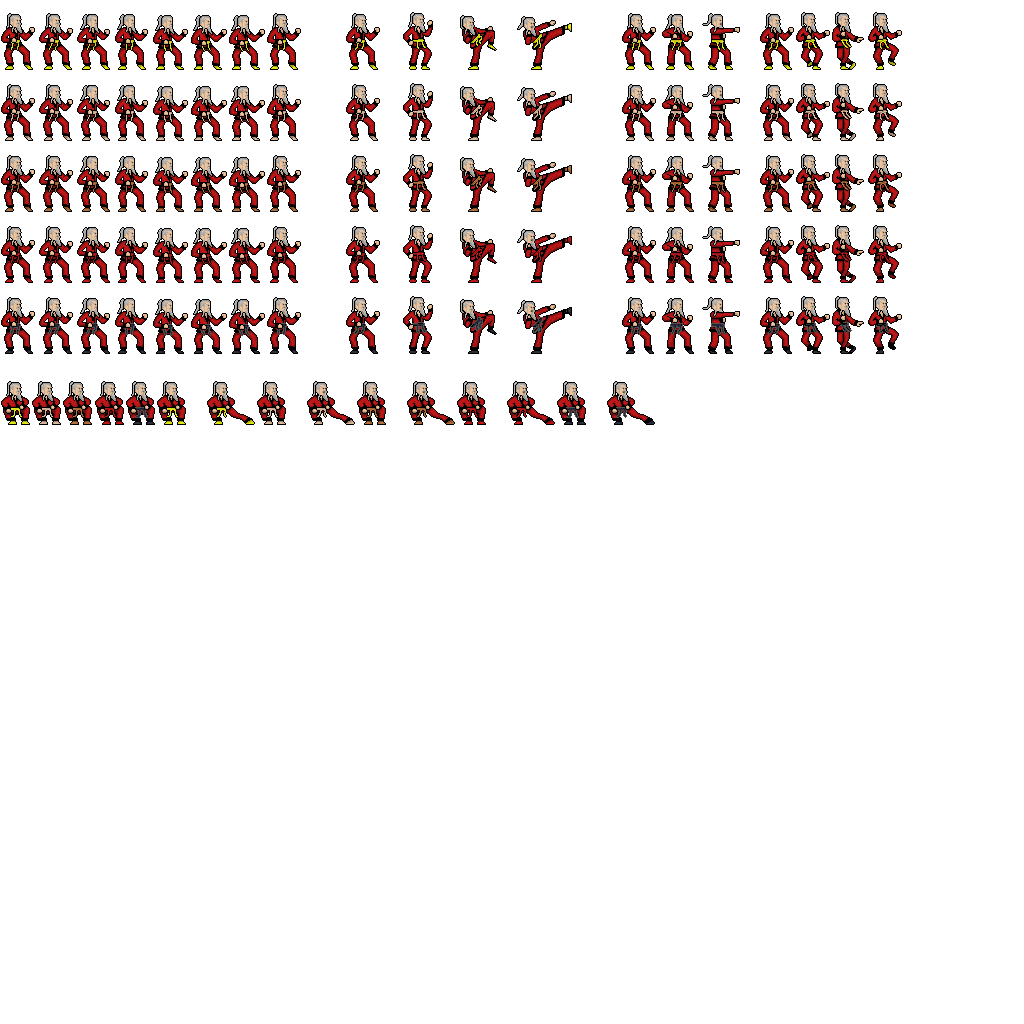
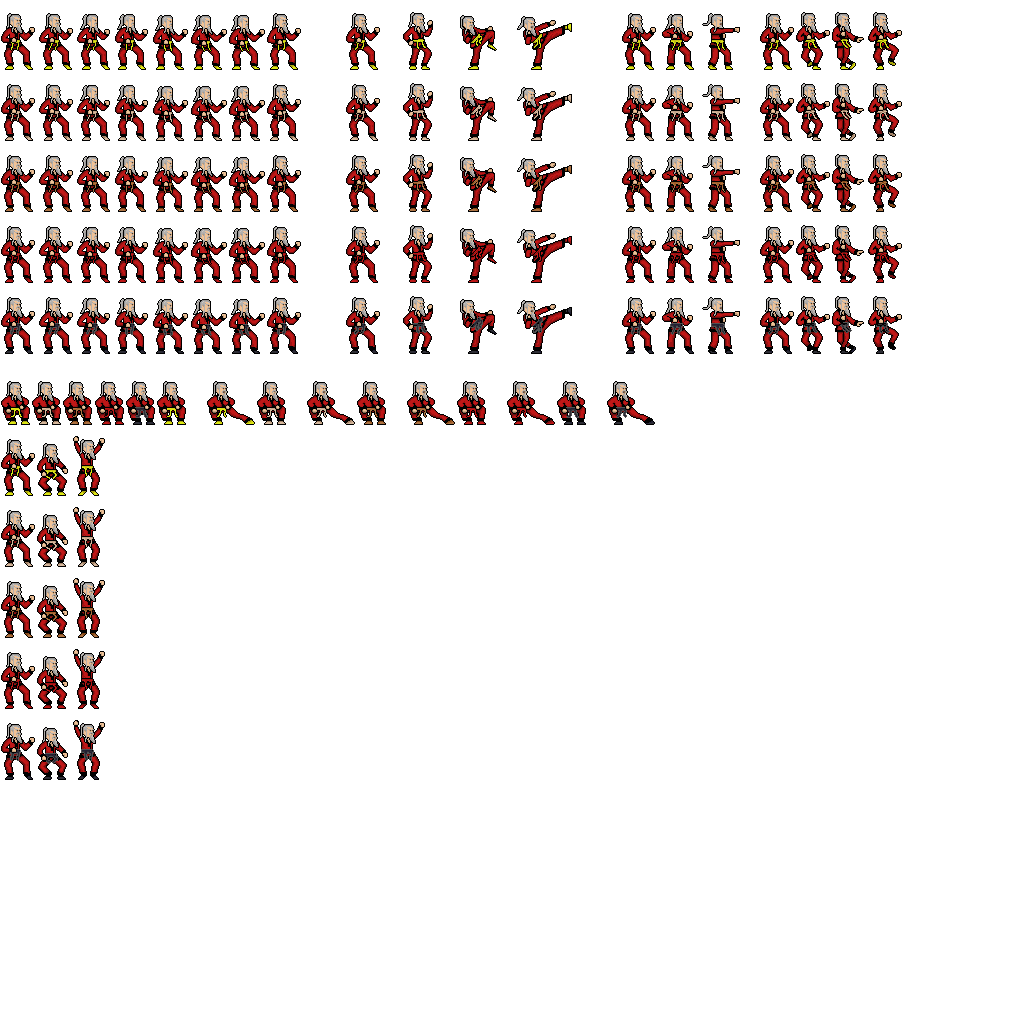
The second 1024 x 1024 image is a revision of the first. Changes to its layers:
added layer "BossJumping_Yellow.png" above "BossJumping_Tan.png" over box(1, 436, 105, 496)
added layer "BossJumping_Tan.png" above "BossJumping_Brown.png" over box(1, 507, 105, 567)
added layer "BossJumping_Brown.png" above "BossJumping_Red.png" over box(1, 578, 105, 638)
added layer "BossJumping_Red.png" above "BossJumping_Black.png" over box(1, 649, 105, 709)
added layer "BossJumping_Black.png" above "Layer 1" over box(1, 720, 105, 780)
